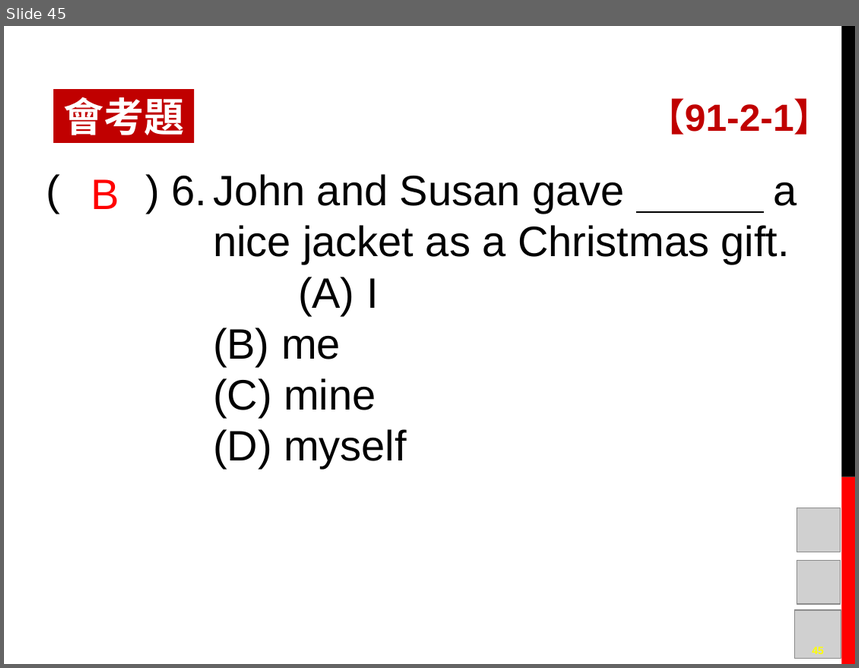
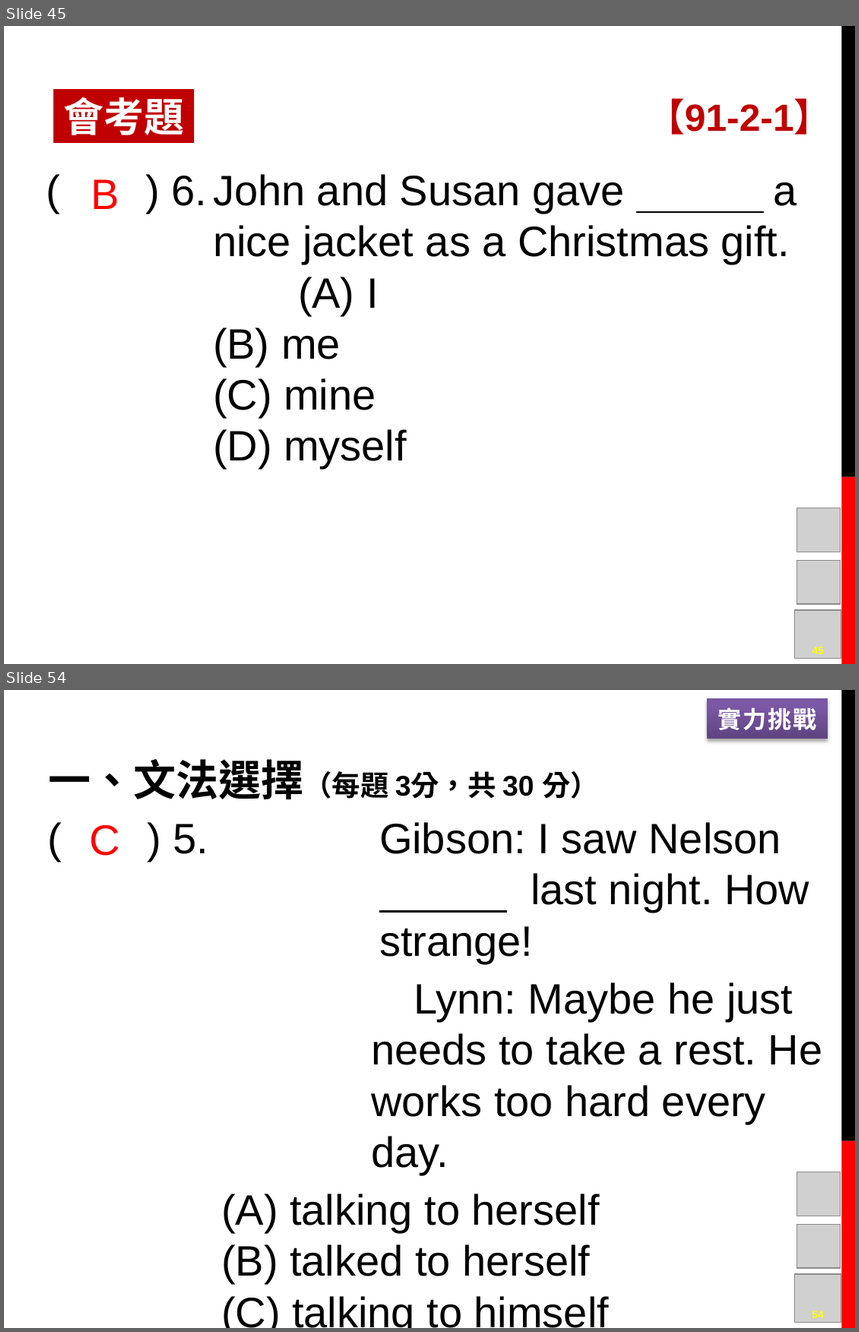
Before and after one commit to mousterchung/backup_data_from_desktop, a slide deck: school/junior_high_school/original_class/英語/八下講義/英語講義L05.pptx. Shown one above the other, each under a label of ours: slide 45 before the commit, slides 45 and 54 after it; the slides between them are not shown. The pictures are 859x668 and 859x1332 pixels, drawn with LibreOffice and Linux fonts; fonts in the diff are those of the drawing; grey boxes stand for pictures; background and template pictures are left out. Boxes give left, top, right and bottom in pixels: in the first picture for what was removed or moved away, otherwise in the second. Text is boxed around its words. In the diff, an @@ line names an element or a change of style, - is before the commit and + after.

```diff
--- a/school/junior_high_school/original_class/英語/八下講義/英語講義L05.pptx
+++ b/school/junior_high_school/original_class/英語/八下講義/英語講義L05.pptx
@@ slide 54 added at <box>4,690,855,1328</box>, background #FFFFFF; not listed: 2 template elements that a slide beside it also shows @@
@@ rectangle added at <box>707,698,828,739</box>, fill gradient #5F4480 to #7B58A6 to #7C57A8, 20 pt, text #FFFFFF, bold @@
+實力挑戰
@@ text added at <box>48,759,599,799</box>, 24 pt, text #000000, bold @@
+一、文法選擇（每題 3分，共 30 分）
@@ text added at <box>90,825,120,856</box>, 36 pt, text #FF0000 @@
+C
@@ text added at <box>173,822,823,1328</box>, 36 pt, text #000000 @@
+( ) 5. Gibson: I saw Nelson . last night. How strange!
+Lynn: Maybe he just needs to take a rest. He works too hard every day.
+(A) talking to herself
+(B) talked to herself
+(C) talking to himself
+(D) talks to himself
@@ picture added at <box>797,1173,841,1216</box> @@
@@ picture added at <box>797,1224,840,1268</box> @@
@@ picture added at <box>794,1274,842,1323</box> @@
@@ page number added at <box>812,1311,824,1319</box>, 9 pt, text #FFFF00, bold @@
+54
```
Also in this commit, not shown: 30 other slides added.
